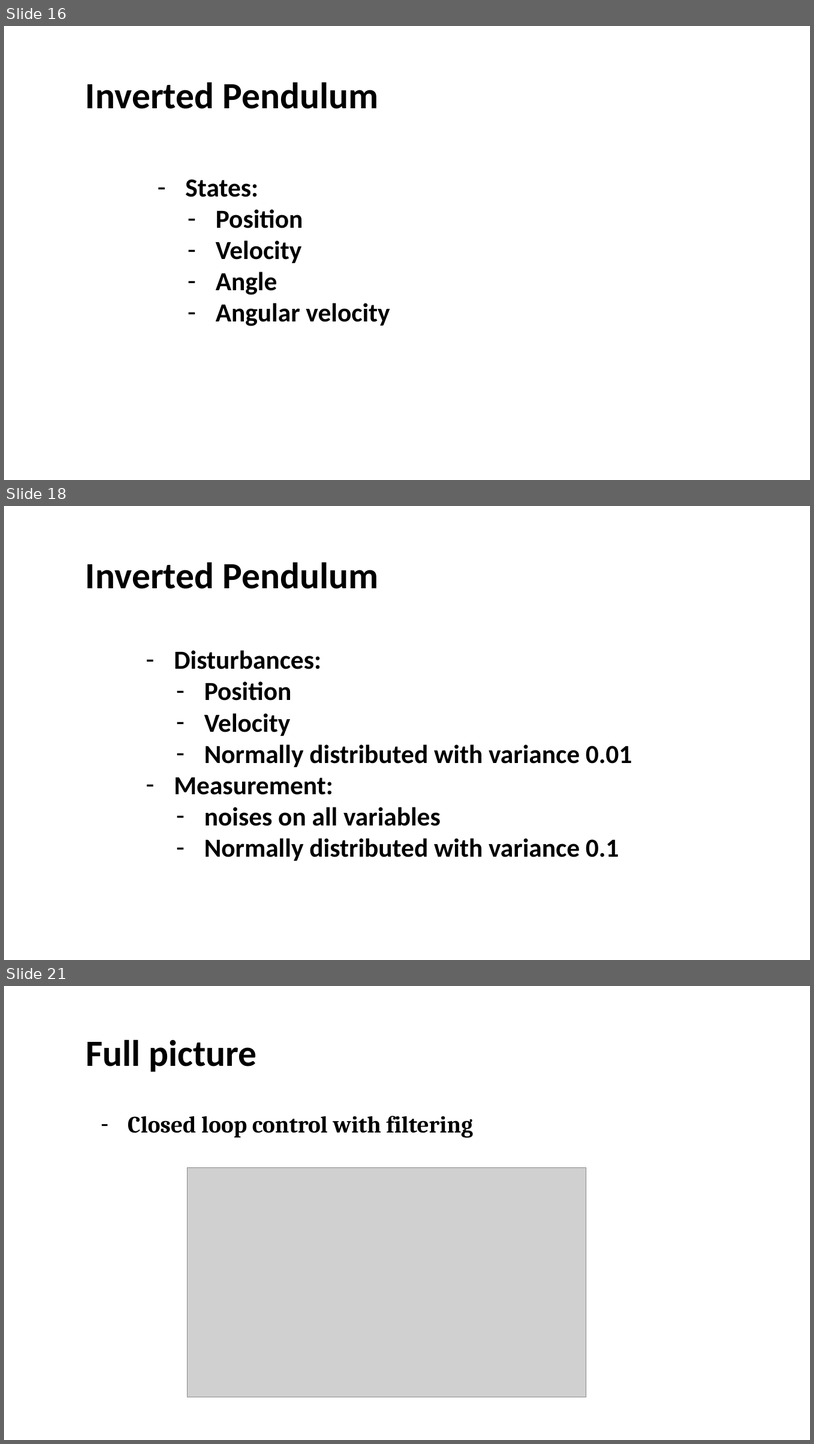
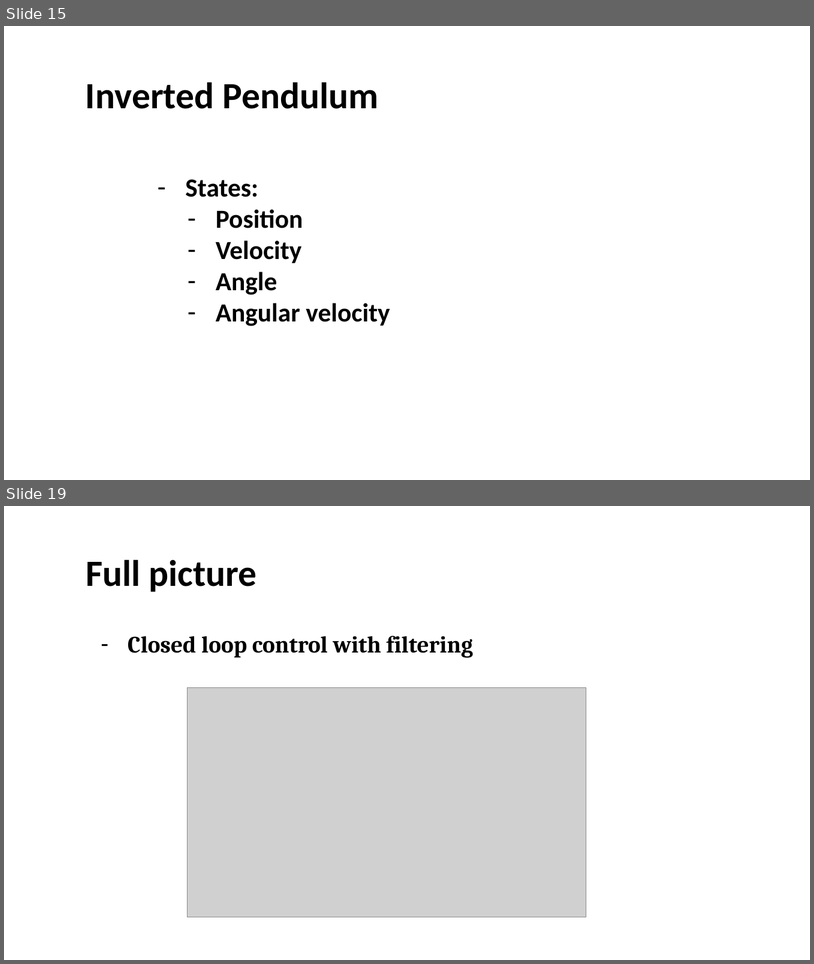
Before and after one commit to UOMDSS/workshops-2022-2023, a slide deck: semester-1/Week-4-Kalman-Filtering-Inverted-Pendulum/state space models and filtering.pptx. Shown one above the other, each under a label of ours: slides 16, 18 and 21 before the commit, slides 15 and 19 after it; the slides between them are not shown. The pictures are 814x1444 and 814x964 pixels, drawn with LibreOffice and Linux fonts; fonts in the diff are those of the drawing; grey boxes stand for pictures; background and template pictures are left out. Boxes give left, top, right and bottom in pixels: in the first picture for what was removed or moved away, otherwise in the second. Text is boxed around its words. In the diff, an @@ line names an element or a change of style, - is before the commit and + after.

```diff
--- a/semester-1/Week-4-Kalman-Filtering-Inverted-Pendulum/state space models and filtering.pptx
+++ b/semester-1/Week-4-Kalman-Filtering-Inverted-Pendulum/state space models and filtering.pptx
@@ slide 18 removed at [4,506,810,960], background #FFFFFF @@
@@ title removed at [86,562,378,589] @@
-Inverted Pendulum
@@ text removed at [174,650,632,861] @@
-– Disturbances:
-  – Position
-  – Velocity
-  – Normally distributed with variance 0.01
-– Measurement:
-  – noises on all variables
-  – Normally distributed with variance 0.1
@@ what was slide 16 is now slide 15 @@
@@ what was slide 21 is now slide 19 @@
```
Also in this commit, not shown: 9 slides changed, 1 slide added, 2 other slides removed, 1 other file.
